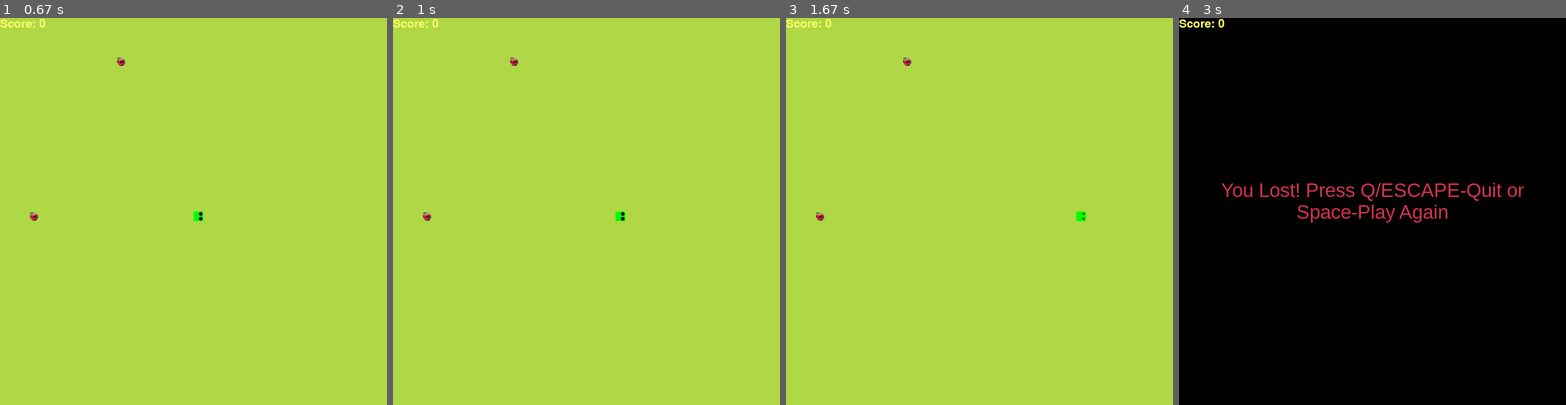
Above: before the commit, frames 1-4 (left to right).
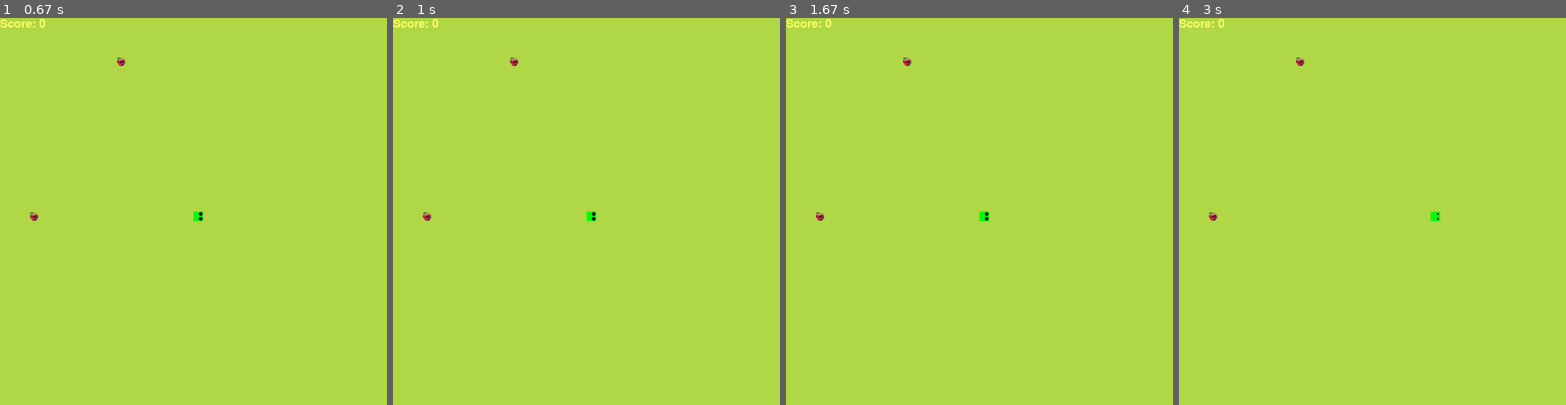
Above: after the commit, the same moments.

Repository: M1keEm/snakePyGame
Game: pygame game, started from snake.py
Same seed, same stepped clock (60 frames per second), same inputs: the game is played once before the commit and once after it.
Inputs:
- Up to frame 1 (0.67 s): tap Space at 0.33 s
- Up to frame 2 (1 s): hold P from 0.67 s (still down); hold Right from 0.67 s (still down)
- Up to frame 3 (1.67 s): release P at 1.13 s; release Right at 1.13 s
- Up to frame 4 (3 s): hold P 2.17-2.63 s; hold Right 2.17-2.63 s; tap P at 2.67 s

Frame 1 is identical in both runs. In frame 2, 0.1% of the frame differs, in the area x 50-60%, y 50-53%; in frame 3, 0.1%; in frame 4, 100%, in the area x 0-100%, y 0-100%.

Commit message:
added background music and pausing by pressing p

Diff:
--- a/snake.py
+++ b/snake.py
@@ -217,6 +217,11 @@
 def game_loop():
     game_over = False
     game_close = False
+    paused = False
+    # background music
+    pygame.mixer.music.load("resources/background_music.mp3")
+    pygame.mixer.music.play(-1)  # loop indefinitely
+    pygame.mixer.music.set_volume(0.5)
 
     # initial snake position
     x1, y1 = WIDTH / 2, HEIGHT / 2
@@ -250,6 +255,7 @@
             WINDOW.fill(BLACK)
             message("You Lost! Press Q/ESCAPE-Quit or Space-Play Again", RED)
             display_score(snake_length - 1)
+            pygame.mixer.music.stop()
             pygame.display.update()
 
             for event in pygame.event.get():
@@ -284,6 +290,15 @@
                     y1_change = SNAKE_BLOCK
                     x1_change = 0
                     direction = "DOWN"
+                elif event.key == pygame.K_p:
+                    paused = not paused
+                    if paused:
+                        pygame.mixer.music.pause()
+                    else:
+                        pygame.mixer.music.unpause()
+
+        if paused:
+            continue
 
         # check if snake hits the wall
         if x1 >= WIDTH or x1 < 0 or y1 >= HEIGHT or y1 < 0:
Not shown, added: resources/background_music.mp3
